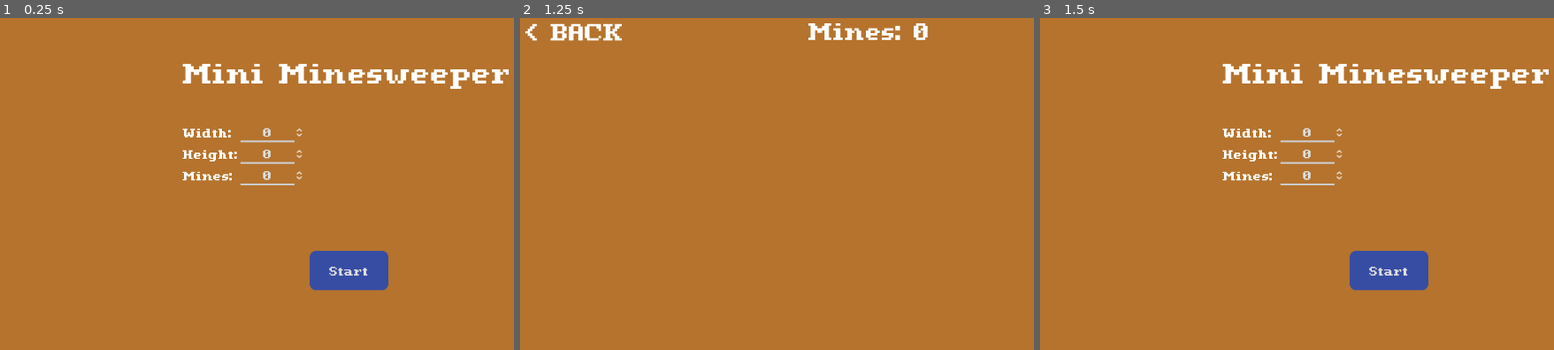
Above: before the commit, frames 1-3 (left to right).
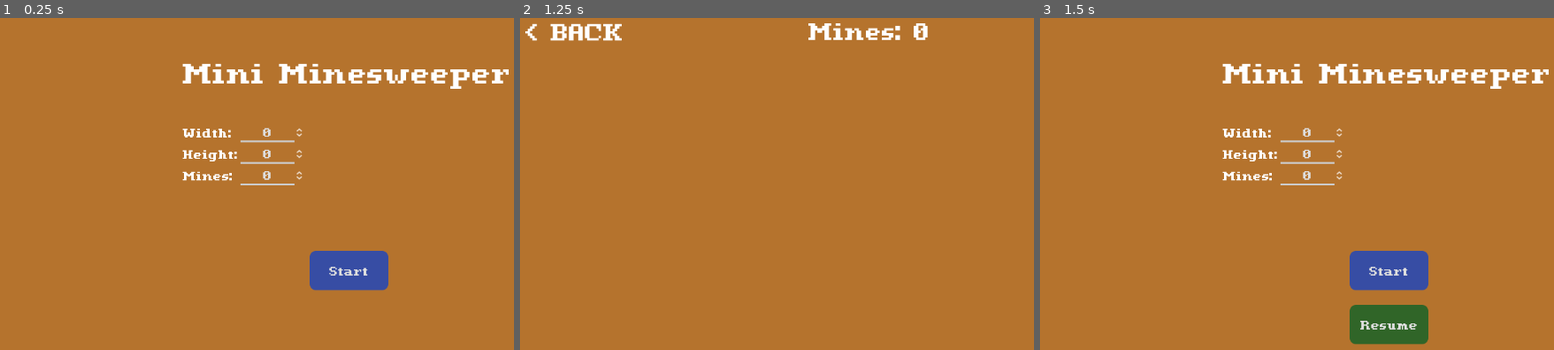
Above: after the commit, the same moments.

Repository: PgBiel/godot-mini-minesweeper
Game: Godot game, scene res://scenes/main.tscn
Two runs of this game, one before a commit and one after it. Both use one fixed random seed, a clock stepped at 60 frames per second and the inputs below.
Inputs:
- Up to frame 1 (0.25 s): no input
- Up to frame 2 (1.25 s): click "Start" at 0.5 s
- Up to frame 3 (1.5 s): click "< BACK" at 1.25 s

Frames 1-2 are identical in both runs. In frame 3, 1.8% of the frame differs, in the area x 60-76%, y 86-99%.

Commit message:
main scene: resume button support + signal refactor

Diff:
--- a/godot/scenes/main.tscn
+++ b/godot/scenes/main.tscn
@@ -35,6 +35,7 @@
 [node name="TileMap" parent="TileMapContainer/TileMapParent" instance=ExtResource("3_xyn3p")]
 position = Vector2(0, -50)
 
-[connection signal="start_button_clicked" from="StartMenuHUD" to="." method="_on_start_menu_hud_start_button_clicked"]
-[connection signal="return_button_clicked" from="IngameHUD" to="." method="_on_ingame_hud_return_button_clicked"]
+[connection signal="continue_button_clicked" from="StartMenuHUD" to="." method="resume_game"]
+[connection signal="start_button_clicked" from="StartMenuHUD" to="." method="start"]
+[connection signal="return_button_clicked" from="IngameHUD" to="." method="go_back"]
 [connection signal="bomb_revealed" from="TileMapContainer/TileMapParent/TileMap" to="." method="_on_tile_map_bomb_revealed"]
--- a/godot/scripts/main.gd
+++ b/godot/scripts/main.gd
@@ -2,32 +2,46 @@
 
 @onready var tile_map := $TileMapContainer/TileMapParent/TileMap
 
-func start():
+func start() -> void:
 	$StartMenuHUD.hide()
 	var width: int = $StartMenuHUD.user_width
 	var height: int = $StartMenuHUD.user_height
 	var mines: int = $StartMenuHUD.user_mines
 	$IngameHUD.set_mine_count(mines)
 	$IngameHUD.show()
+	show_tile_map()
+	tile_map.init_board(width, height, mines)
+	print("starting game")
 
-	tile_map.init_board(width, height, mines)
+## Returns to the start menu.
+func go_back() -> void:
+	hide_tile_map()
+	$StartMenuHUD.show_continue()
+	switch_to_start_menu()
+
+## Resumes an ongoing game.
+func resume_game() -> void:
+	switch_to_game_hud()
+	show_tile_map()
+
+## Hides the start menu and shows the in-game HUD.
+func switch_to_game_hud() -> void:
+	$StartMenuHUD.hide()
+	$IngameHUD.show()
+
+## Hides the in-game HUD and shows the start menu.
+func switch_to_start_menu() -> void:
+	$IngameHUD.hide()
+	$StartMenuHUD.show()
+
+func show_tile_map() -> void:
 	$TileMapContainer.show()
 	$TileMapContainer/TileMapParent/TileMap.game_active = true
-	print("starting game")
 
-func go_back():
-	$IngameHUD.hide()
+func hide_tile_map() -> void:
 	$TileMapContainer.hide()
 	$TileMapContainer/TileMapParent/TileMap.game_active = false
-	$StartMenuHUD.show()
-
-func _on_start_menu_hud_start_button_clicked() -> void:
-	start()
 
 func _on_tile_map_bomb_revealed() -> void:
 	tile_map.reveal_all_bombs()
 	print("whoops")
-
-
-func _on_ingame_hud_return_button_clicked() -> void:
-	go_back()
